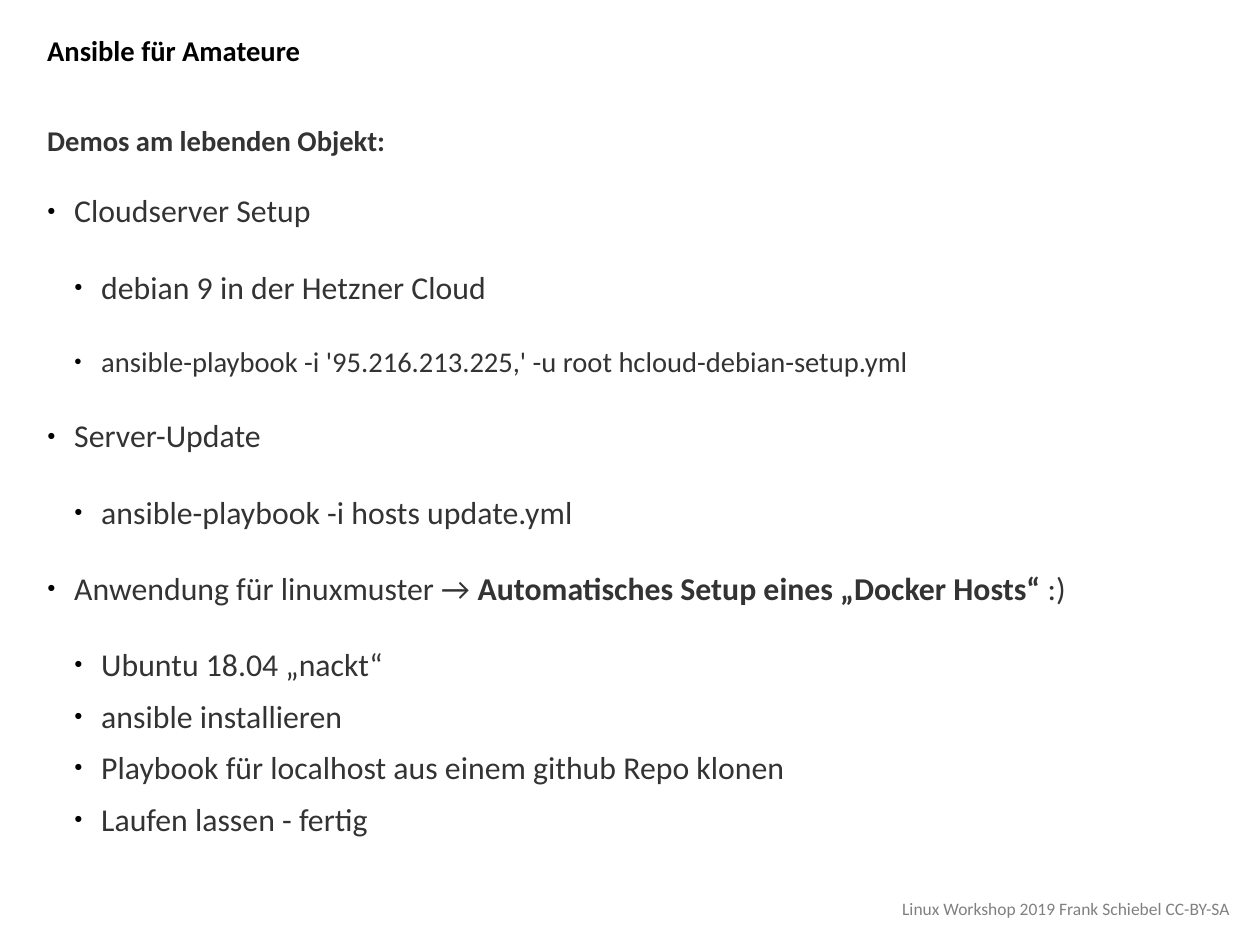
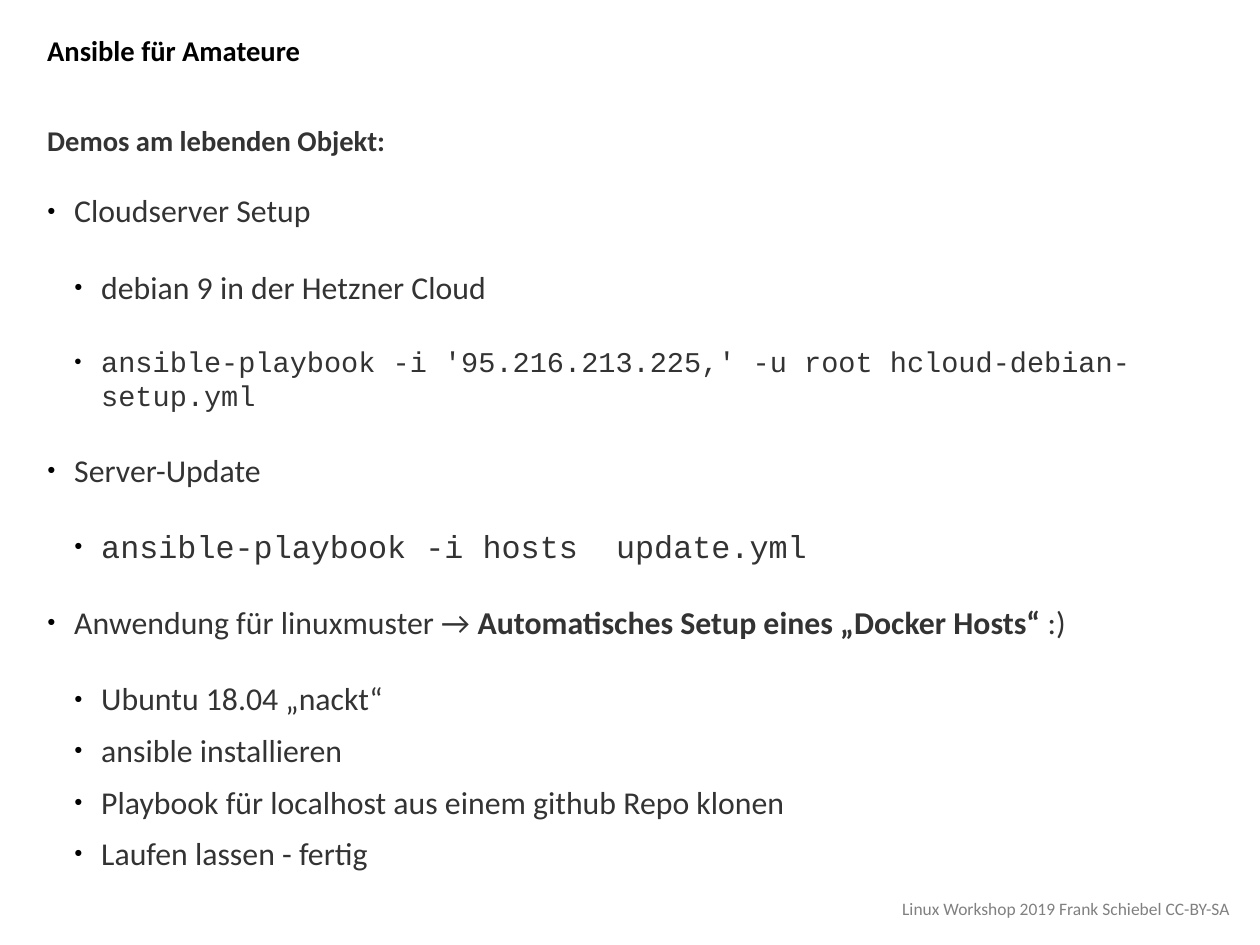
Before and after one commit to ironiemix/lfb-linuxworkshop2019, a slide deck: slide 5 of ansible/linux_workshop_ansible.odp. Drawn at 1260x945 pixels with LibreOffice and Linux fonts; fonts in the diff are those of the drawing. Boxes give left, top, right and bottom in pixels: in the first picture for what was removed or moved away, otherwise in the second. Text is boxed around its words. In the diff, an @@ line names an element or a change of style, - is before the commit and + after.

Commit message:
Ansible beta1

```diff
--- a/ansible/linux_workshop_ansible.odp
+++ b/ansible/linux_workshop_ansible.odp
@@ text at <box>101,351,1130,565</box>: font Calibri to Courier New in "ansible-playbook -i '95.216.213.225,' -u root hcloud-debian- ...", "ansible-playbook -i hosts update.yml" @@
```
Also in this commit, not shown: 3 other slides changed, 1 other file.
